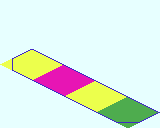
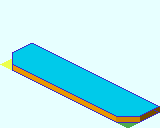
Layers edited between the first and the second (160, 128) image:
added layer "Flour" above "Wire" over [13, 44, 158, 116]
added layer "Wire #2" in group "Wire" over [12, 43, 160, 117]
added layer "Wall" above "Base_Plate_1x4.png" over [13, 65, 160, 122]
